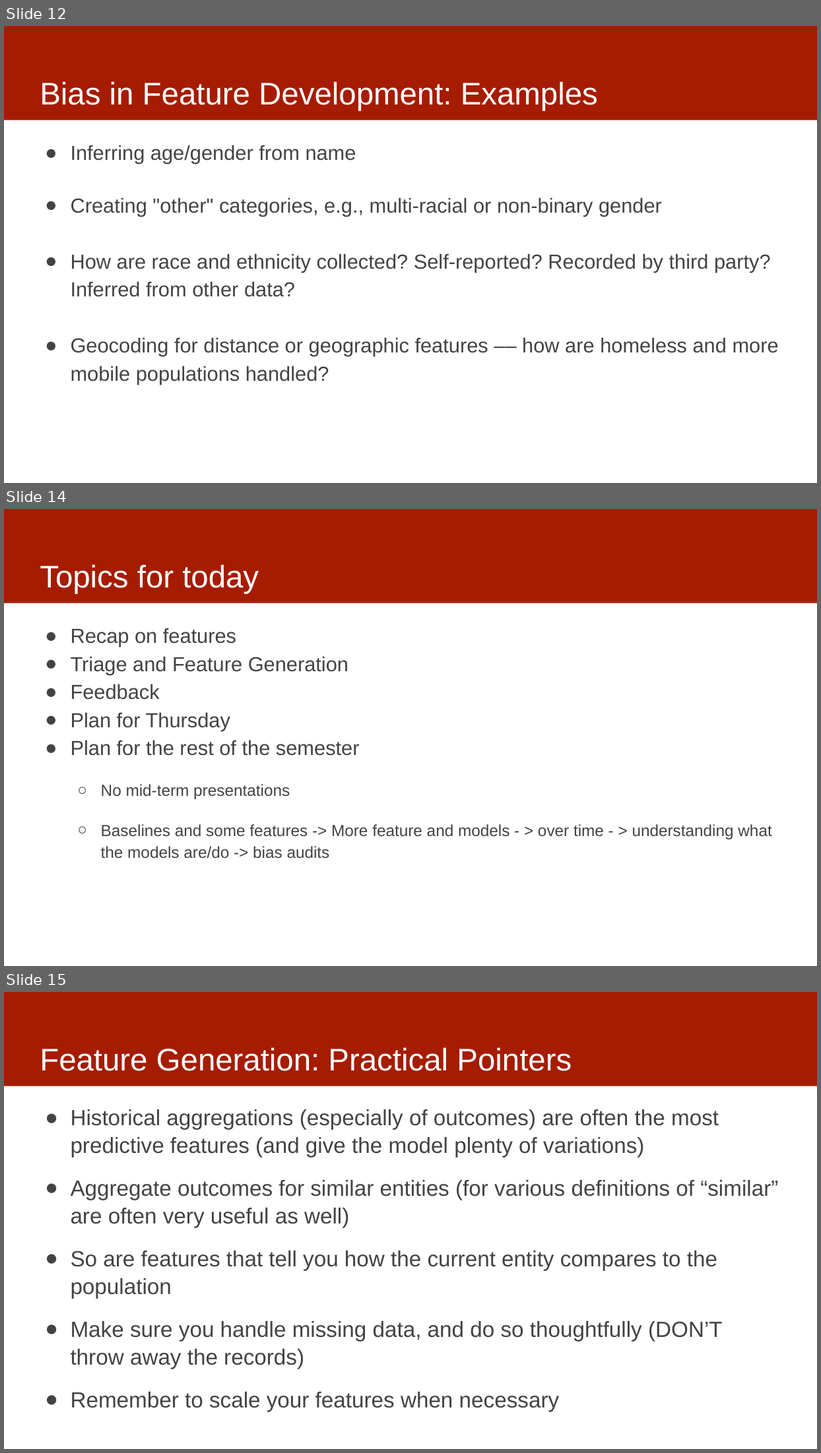
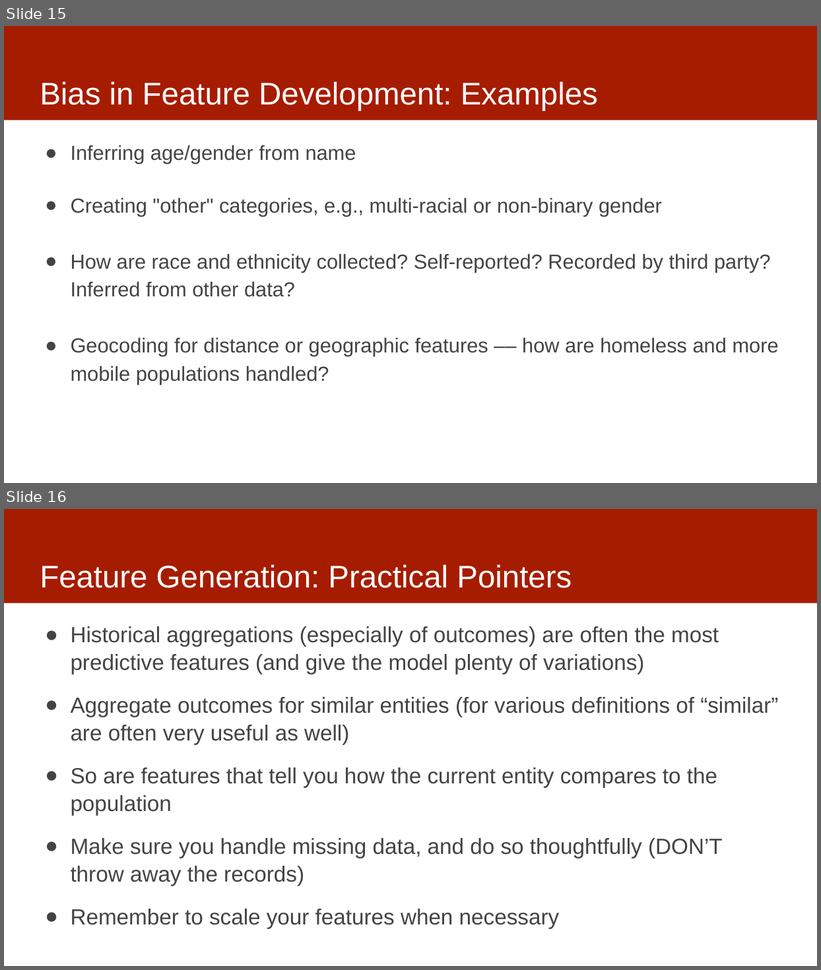
Before and after one commit to dssg/mlforpublicpolicylab, a slide deck: Lectures/12-features-and-imputation.pptx. Shown one above the other, each under a label of ours: slides 12, 14 and 15 before the commit, slides 15 and 16 after it; the slides between them are not shown. The pictures are 821x1453 and 821x970 pixels, drawn with LibreOffice and Linux fonts; fonts in the diff are those of the drawing. Boxes give left, top, right and bottom in pixels: in the first picture for what was removed or moved away, otherwise in the second. Text is boxed around its words. In the diff, an @@ line names an element or a change of style, - is before the commit and + after.

```diff
--- a/Lectures/12-features-and-imputation.pptx
+++ b/Lectures/12-features-and-imputation.pptx
@@ slide 14 removed at (x1=4, y1=509, x2=817, y2=966), background #FFFFFF; not listed: 1 template element that a slide beside it also shows @@
@@ title removed at (x1=40, y1=564, x2=259, y2=594) @@
-Topics for today
@@ text removed at (x1=71, y1=628, x2=772, y2=859) @@
-● Recap on features
-● Triage and Feature Generation
-● Feedback
-● Plan for Thursday
-● Plan for the rest of the semester
-  ○ No mid-term presentations
-  ○ Baselines and some features -> More feature and models - > over time - > understanding what the models are/do -> bias audits
@@ what was slide 12 is now slide 15 @@
@@ what was slide 15 is now slide 16 @@
```
Also in this commit, not shown: 3 slides changed, 4 slides added, 2 other slides removed, 1 other file.
